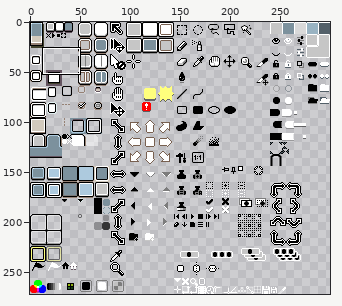
File history of a sprite sheet, data/themes/default/sheet.png. Above, an overview of the earlier version with the close-up marked.
Close-up. First the earlier version:
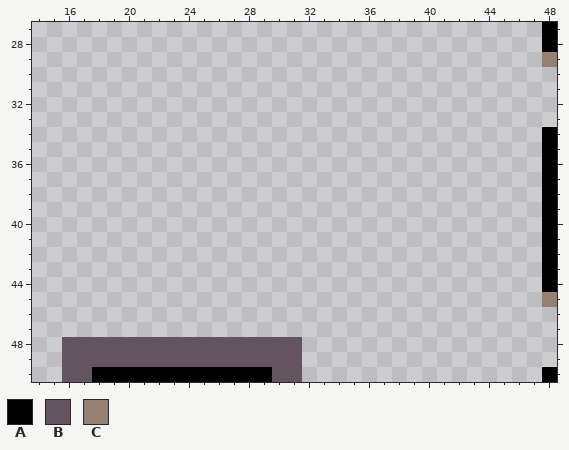
The file is 300x272 pixels. Colours within 5 levels of each other are drawn and written as one. Shown: x 14..48, y 27..50.
Palette (. is transparent): A #000000  B #645460  C #958174
Pixels before, first column x 16:
27 ................................A
28 ................................A
29 ................................C
30 .................................
31 .................................
32 .................................
33 .................................
34 ................................A
35 ................................A
36 ................................A
37 ................................A
38 ................................A
39 ................................A
40 ................................A
41 ................................A
42 ................................A
43 ................................A
44 ................................A
45 ................................C
46 .................................
47 .................................
48 BBBBBBBBBBBBBBBB.................
49 BBBBBBBBBBBBBBBB.................
50 BBAAAAAAAAAAAABB................A
After the commit:
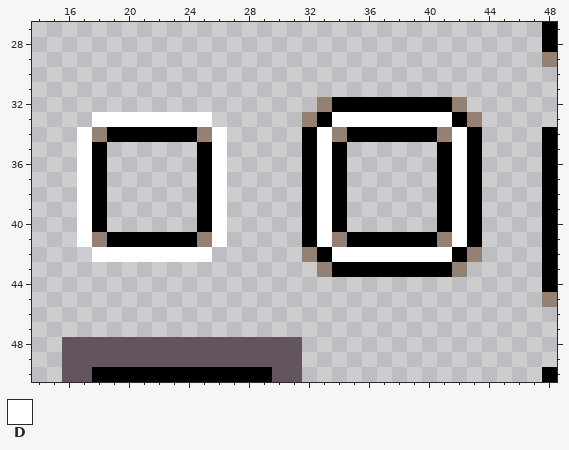
Colours new in this view: D #ffffff
From old to new:
{"y":32,"x":33,"old":"..........","new":"CAAAAAAAAC"}
{"y":33,"x":18,"old":"........","new":"DDDDDDDD"}
{"y":33,"x":32,"old":"............","new":"CADDDDDDDDAC"}
{"y":34,"x":17,"old":"..........","new":"DCAAAAAACD"}
{"y":34,"x":32,"old":"............","new":"ADCAAAAAACDA"}
{"y":35,"x":17,"old":"..","new":"DA"}
{"y":35,"x":25,"old":"..","new":"AD"}
{"y":35,"x":32,"old":"...","new":"ADA"}
{"y":35,"x":41,"old":"...","new":"ADA"}
{"y":36,"x":17,"old":"..","new":"DA"}
{"y":36,"x":25,"old":"..","new":"AD"}
{"y":36,"x":32,"old":"...","new":"ADA"}
{"y":36,"x":41,"old":"...","new":"ADA"}
{"y":37,"x":17,"old":"..","new":"DA"}
{"y":37,"x":25,"old":"..","new":"AD"}
{"y":37,"x":32,"old":"...","new":"ADA"}
{"y":37,"x":41,"old":"...","new":"ADA"}
{"y":38,"x":17,"old":"..","new":"DA"}
{"y":38,"x":25,"old":"..","new":"AD"}
{"y":38,"x":32,"old":"...","new":"ADA"}
{"y":38,"x":41,"old":"...","new":"ADA"}
{"y":39,"x":17,"old":"..","new":"DA"}
{"y":39,"x":25,"old":"..","new":"AD"}
{"y":39,"x":32,"old":"...","new":"ADA"}
{"y":39,"x":41,"old":"...","new":"ADA"}
{"y":40,"x":17,"old":"..","new":"DA"}
{"y":40,"x":25,"old":"..","new":"AD"}
{"y":40,"x":32,"old":"...","new":"ADA"}
{"y":40,"x":41,"old":"...","new":"ADA"}
{"y":41,"x":17,"old":"..........","new":"DCAAAAAACD"}
{"y":41,"x":32,"old":"............","new":"ADCAAAAAACDA"}
{"y":42,"x":18,"old":"........","new":"DDDDDDDD"}
{"y":42,"x":32,"old":"............","new":"CADDDDDDDDAC"}
{"y":43,"x":33,"old":"..........","new":"CAAAAAAAAC"}
{"label":"added","picture_box":[302,97,482,277]}
{"label":"added","picture_box":[77,112,227,262]}
